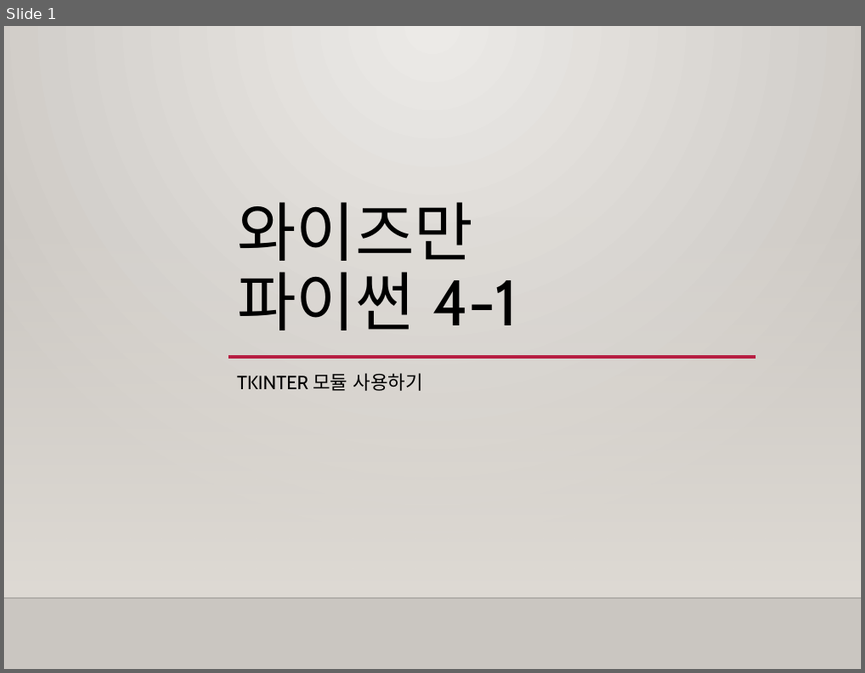
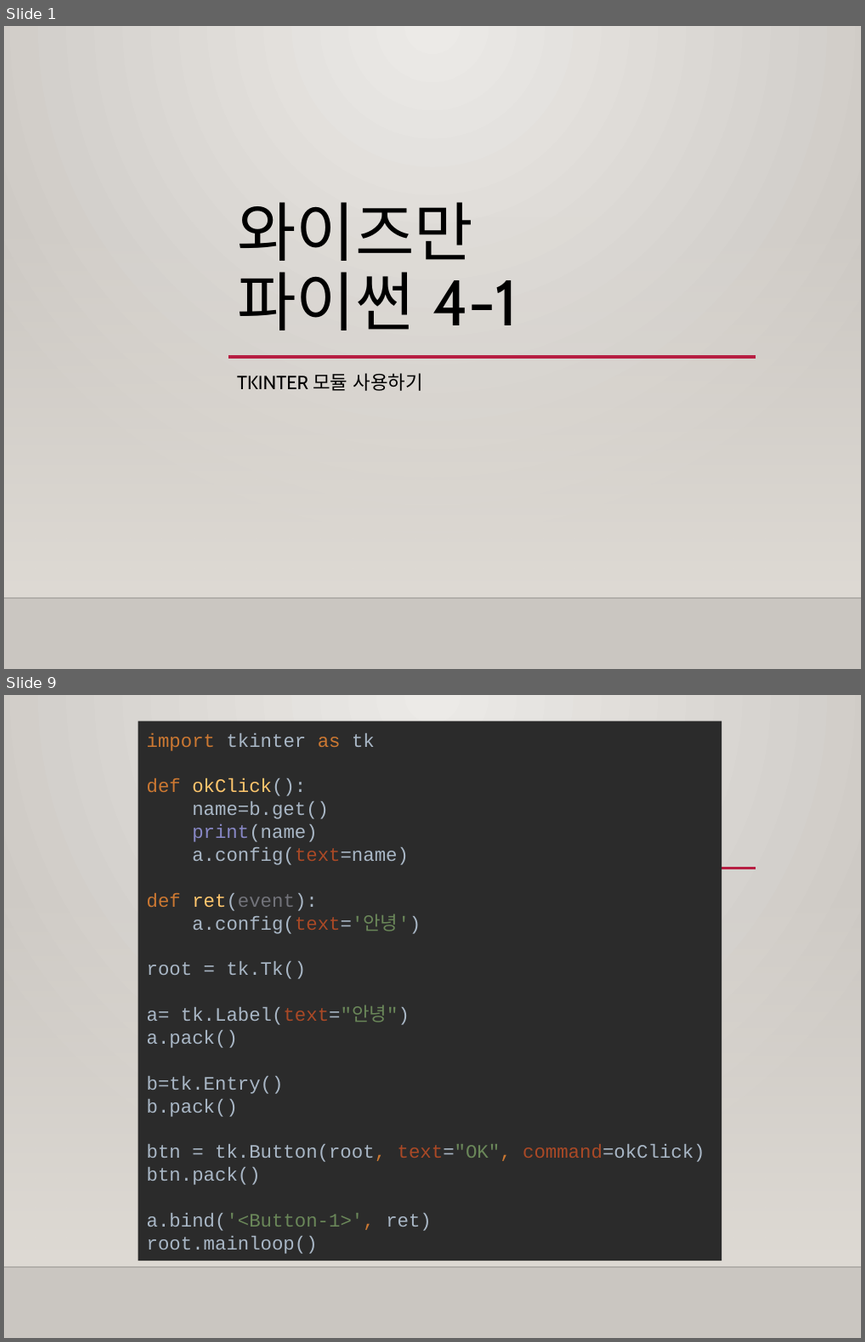
Before and after one commit to freshmea/weizman_python_class, a slide deck: textbook/파이썬4-1교시.pptx. Shown one above the other, each under a label of ours: slide 1 before the commit, slides 1 and 9 after it; the slides between them are not shown. The pictures are 865x673 and 865x1342 pixels, drawn with LibreOffice and Linux fonts; fonts in the diff are those of the drawing; background and template pictures are left out. Boxes give left, top, right and bottom in pixels: in the first picture for what was removed or moved away, otherwise in the second. Text is boxed around its words. In the diff, an @@ line names an element or a change of style, - is before the commit and + after.

```diff
--- a/textbook/파이썬4-1교시.pptx
+++ b/textbook/파이썬4-1교시.pptx
@@ slide 9 added at box(4, 695, 861, 1338), background gradient #ECEAE7 to #CAC7C1; not listed: 2 template elements that a slide beside it also shows @@
@@ rectangle added at box(137, 721, 721, 1259), fill #2B2B2B, 16 pt, text #A9B7C6 @@
+import tkinter as tk
+def okClick():
+name=b.get()
+print(name)
+a.config(text=name)
+def ret(event):
+a.config(text='안녕')
+root = tk.Tk()
+a= tk.Label(text="안녕")
+a.pack()
+b=tk.Entry()
+b.pack()
+btn = tk.Button(root, text="OK", command=okClick)
+btn.pack()
+a.bind('<Button-1>', ret)
+root.mainloop()
@@ line added from (139, 868) to (755, 868), #B71E42 2.5 pt @@
```
Also in this commit, not shown: 2 slides changed, 7 other slides added, 7 slides removed, 3 other files.
